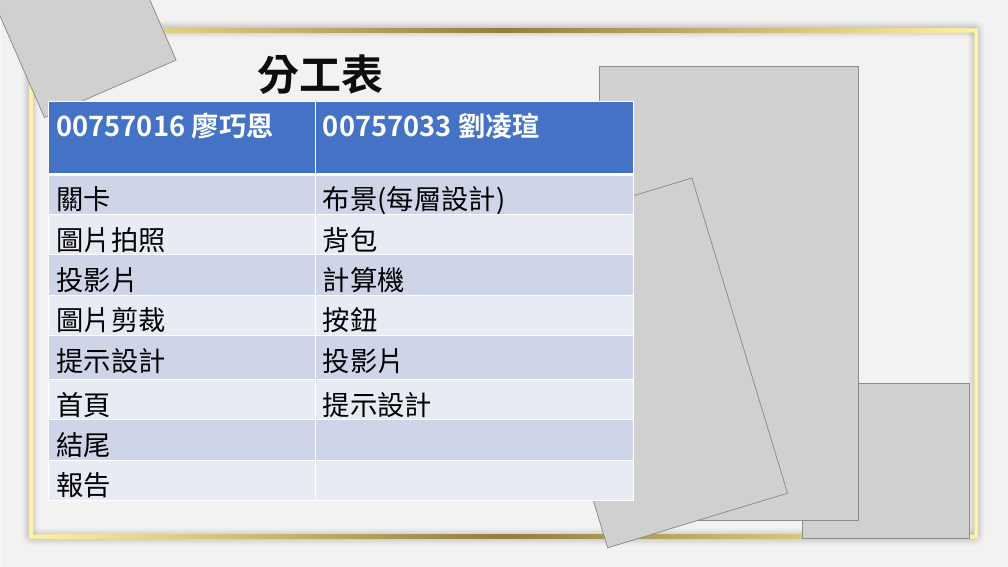
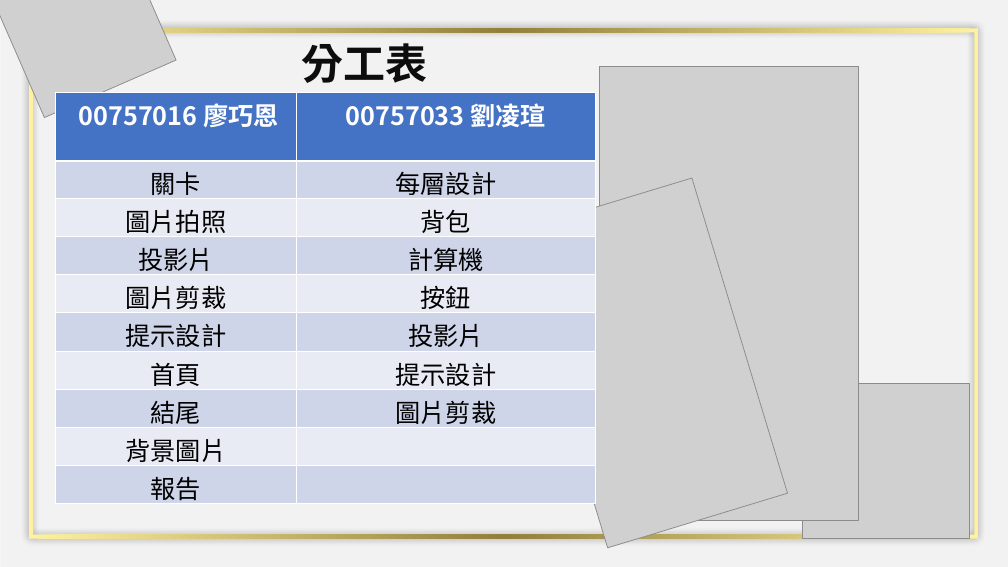
Before and after one commit to 00757033/Escape-Room, a slide deck: slide 11 of 系館密室大逃脫.pptx (slide 5 before the commit). Drawn at 1008x567 pixels with LibreOffice and Linux fonts; fonts in the diff are those of the drawing; grey boxes stand for pictures. Boxes give left, top, right and bottom in pixels: in the first picture for what was removed or moved away, otherwise in the second. Text is boxed around its words. In the diff, an @@ line names an element or a change of style, - is before the commit and + after.

```diff
--- a/系館密室大逃脫.pptx
+++ b/系館密室大逃脫.pptx
@@ text "分工表": place and size @@
-text "分工表" at [257, 54, 383, 94]
+text "分工表" at [301, 43, 427, 83]
@@ table at [56, 93, 596, 508] @@
-row 2, column 2: 布景(每層設計)
+row 2, column 2: 每層設計
-row 8: 結尾 | 
+row 8: 結尾 | 圖片剪裁
+row 9: 背景圖片 | 
@@ table: place and size @@
-table at [49, 101, 634, 502]
+table at [56, 93, 596, 508]
```
Also in this commit, not shown: 1 other slide changed.
